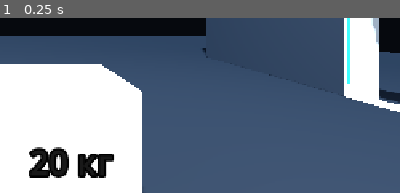
Above: before the commit, frame 1.
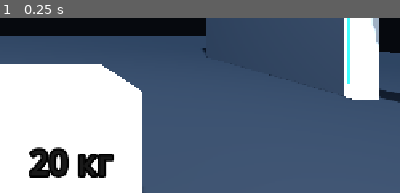
Above: after the commit, the same moment.

Repository: hhypest/project-evacuation
Game: Godot game, scene res://content/levels/portal_lab.tscn
Two runs of this game, one before a commit and one after it. Both use one fixed random seed, a clock stepped at 60 frames per second and the inputs below. This scene is started directly instead of the project's main scene.
Inputs:
- Up to frame 1 (0.25 s): no input
The pictures show only the part of the screen within x 50-100%, y 41-91%; the shares and areas given below are measured in that part.

The runs differ from the first frame. In frame 1, 0.3% of the frame differs, in the area x 89-100%, y 46-54%.

Commit message:
SKL-08: проверка на GPU владельца, порог рамки у пола убран
- portal_smoke на RTX 4070 Ti SUPER (Vulkan 1.4.351) пройден,
  записано в QA SKL-08, status и ADR-0010.
- PortalSurface: у проёмов от пола нет нижней планки — она лежала в
  плоскости пола и мерцала белым клином по низу проёма.

Co-Authored-By: Claude Opus 5.5 <noreply@anthropic.com>
Claude-Session: https://claude.ai/code/session_01FNhSzabUQY8dc4Xe4Voy2A

Diff:
--- a/src/infrastructure/portals/portal_surface.gd
+++ b/src/infrastructure/portals/portal_surface.gd
@@ -14,6 +14,8 @@
 const VIEW_HEIGHT: int = 1080
 
 var half_size: Vector2 = Vector2(0.8, 1.2)
+## The opening starts at the floor: no bottom bar and posts that stop at the floor.
+var floor_level: bool = true
 var accent: Color = Color(0.88, 0.42, 0.18)
 var partner: PortalSurface
 var powered: bool = false
@@ -28,12 +30,15 @@
 	var frame_color: Color = Color(0.88, 0.86, 0.82)
 	var depth: float = 0.4
 	for side: float in [-1.0, 1.0]:
-		var post: MeshInstance3D = PuzzleDeviceNode.box_mesh(Vector3(0.16, half_size.y * 2.0 + 0.32, depth), frame_color)
-		post.position = Vector3(side * (half_size.x + 0.08), 0, 0)
+		var post_height: float = half_size.y * 2.0 + (0.16 if floor_level else 0.32)
+		var post: MeshInstance3D = PuzzleDeviceNode.box_mesh(Vector3(0.16, post_height, depth), frame_color)
+		post.position = Vector3(side * (half_size.x + 0.08), 0.08 if floor_level else 0.0, 0)
 		add_child(post)
-		var bar: MeshInstance3D = PuzzleDeviceNode.box_mesh(Vector3(half_size.x * 2.0, 0.16, depth), frame_color)
-		bar.position = Vector3(0, side * (half_size.y + 0.08), 0)
-		add_child(bar)
+		# Floor-level openings have no sill: a bar flush with the floor plane z-fights with it.
+		if side > 0.0 or not floor_level:
+			var bar: MeshInstance3D = PuzzleDeviceNode.box_mesh(Vector3(half_size.x * 2.0, 0.16, depth), frame_color)
+			bar.position = Vector3(0, side * (half_size.y + 0.08), 0)
+			add_child(bar)
 		var lamp: MeshInstance3D = PuzzleDeviceNode.box_mesh(Vector3(0.05, half_size.y * 1.6, 0.02), accent)
 		lamp.position = Vector3(side * (half_size.x + 0.08), 0, depth * 0.5 + 0.01)
 		add_child(lamp)
Not shown, changed: docs/adr/0010-portal-experiment.md
Not shown, changed: docs/qa/portal-experiment-2026-11-08.md
Not shown, changed: docs/status.md
